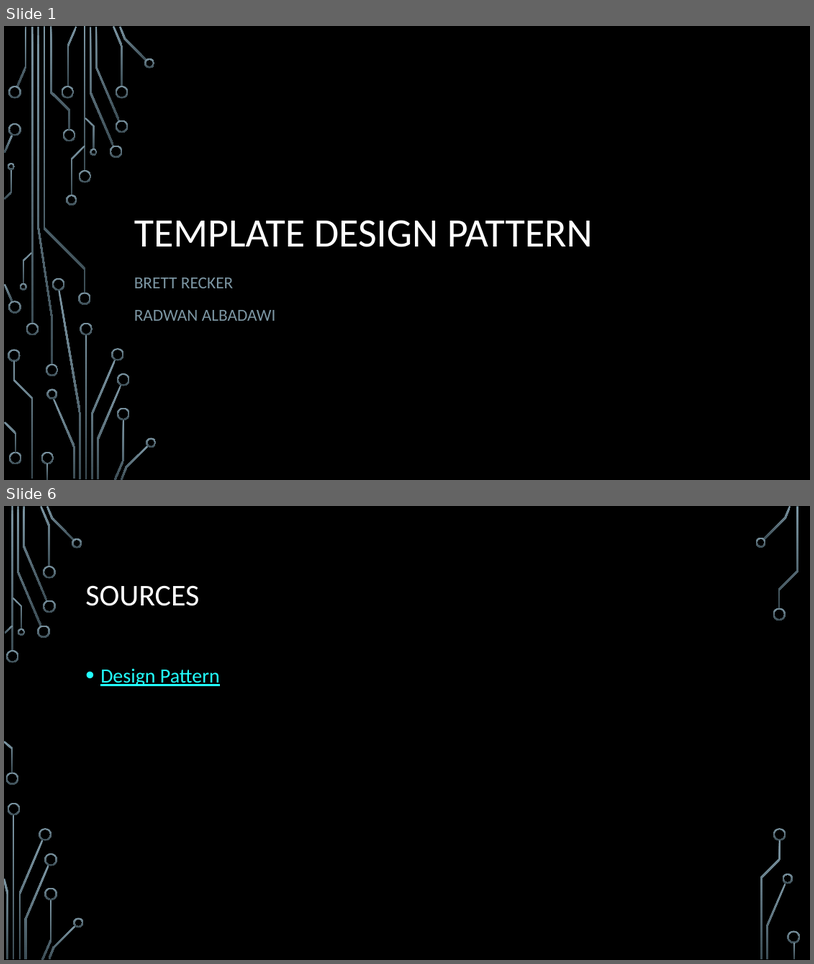
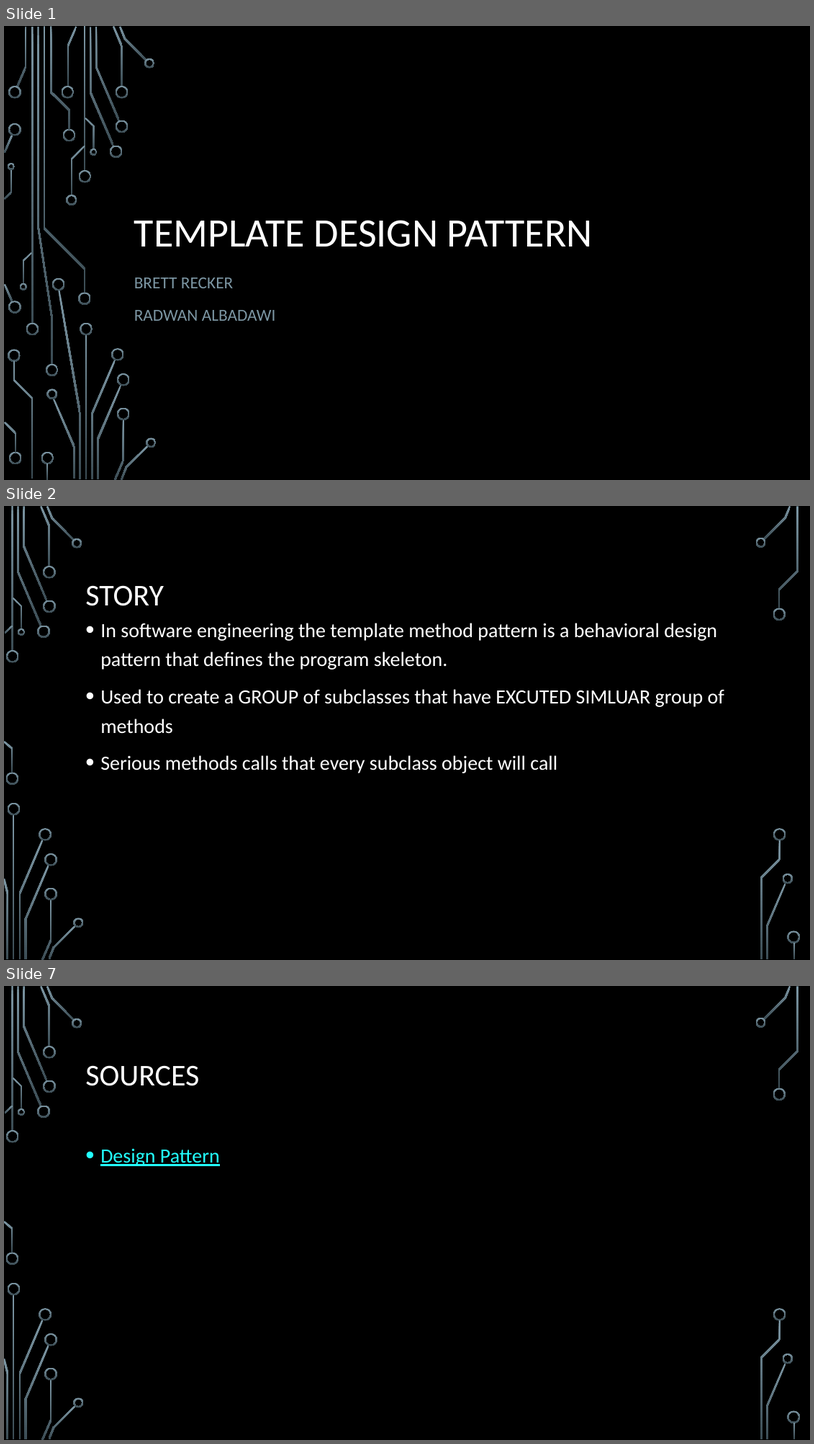
Before and after one commit to RedwanAlbadawi/CS5551_ASE, a slide deck: Design Patterns/Template Design Pattern.pptx. Shown one above the other, each under a label of ours: slides 1 and 6 before the commit, slides 1, 2 and 7 after it; the slides between them are not shown. The pictures are 814x964 and 814x1444 pixels, drawn with LibreOffice and Linux fonts; fonts in the diff are those of the drawing; background and template pictures are left out. Boxes give left, top, right and bottom in pixels: in the first picture for what was removed or moved away, otherwise in the second. Text is boxed around its words. In the diff, an @@ line names an element or a change of style, - is before the commit and + after.

Commit message:
Template Design Pattern

```diff
--- a/Design Patterns/Template Design Pattern.pptx
+++ b/Design Patterns/Template Design Pattern.pptx
@@ slide 2 added at [4,506,810,960], background picture (left out); not listed: 36 template elements that a slide beside it also shows @@
@@ title added at [85,585,164,606], 36 pt, text #FFFFFF @@
+STORY
@@ text added at [100,623,725,773], 24 pt, text #FFFFFF @@
+• In software engineering the template method pattern is a behavioral design pattern that defines the program skeleton.
+• Used to create a GROUP of subclasses that have EXCUTED SIMLUAR group of methods
+• Serious methods calls that every subclass object will call
@@ what was slide 6 is now slide 7 @@
```
Also in this commit, not shown: 2 slides changed, 2 other slides added, 2 slides removed.
